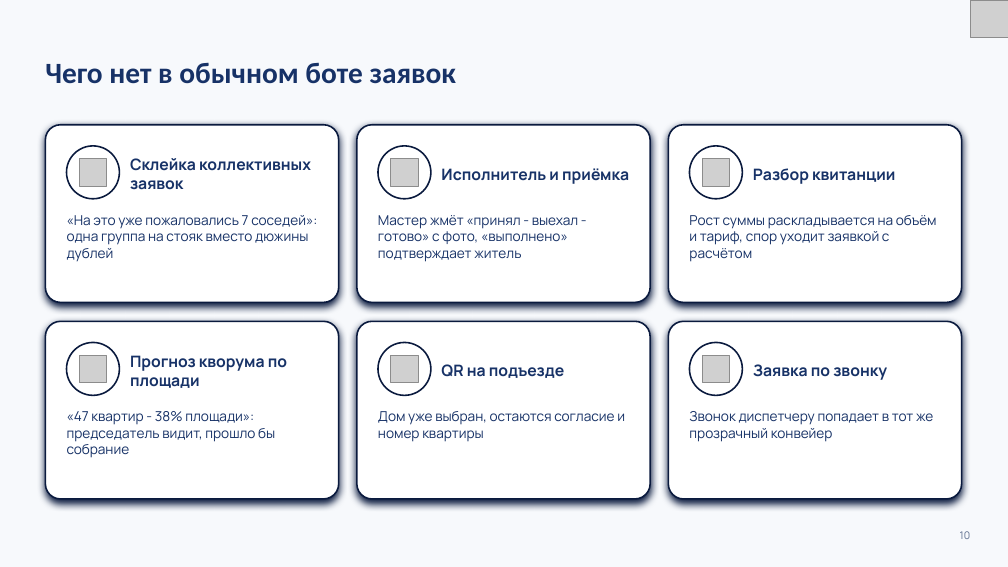
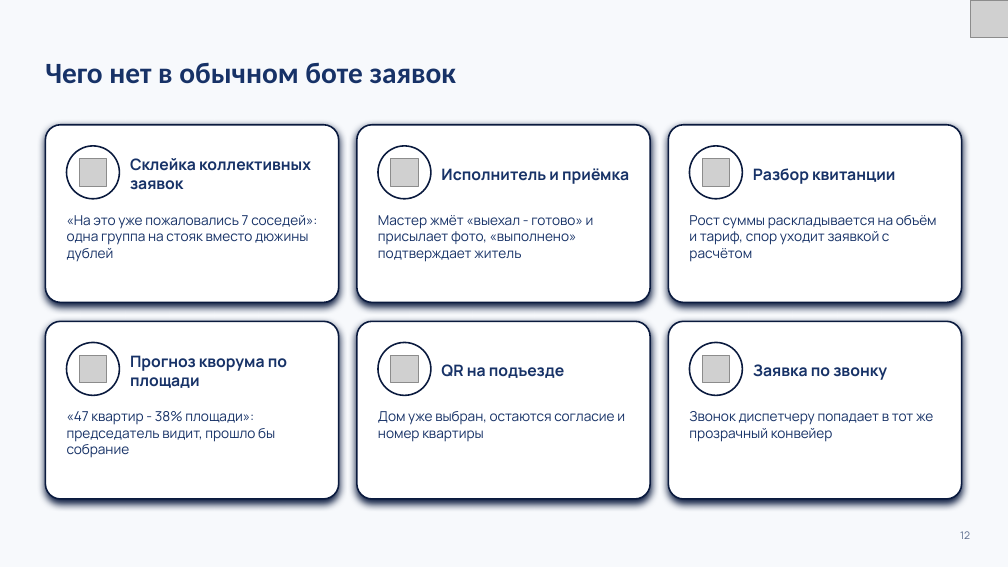
Before and after one commit to K1rL3s/vkmax-mobilization, a slide deck: slide 12 of docs/preza/zheka.pptx (slide 10 before the commit). Drawn at 1008x567 pixels with LibreOffice and Linux fonts; fonts in the diff are those of the drawing; grey boxes stand for pictures. Boxes give left, top, right and bottom in pixels: in the first picture for what was removed or moved away, otherwise in the second. Text is boxed around its words. In the diff, an @@ line names an element or a change of style, - is before the commit and + after.

```diff
--- a/docs/preza/zheka.pptx
+++ b/docs/preza/zheka.pptx
@@ text at (x1=378, y1=215, x2=594, y2=262): text changed @@
-Мастер жмёт «принял - выехал - готово» с фото, «выполнено» подтверждает житель
+Мастер жмёт «выехал - готово» и присылает фото, «выполнено» подтверждает житель
@@ text at (x1=960, y1=531, x2=970, y2=539): text changed @@
-10
+12
```
Also in this commit, not shown: 20 other slides changed, 2 slides added, 1 slide removed, 10 other files.
